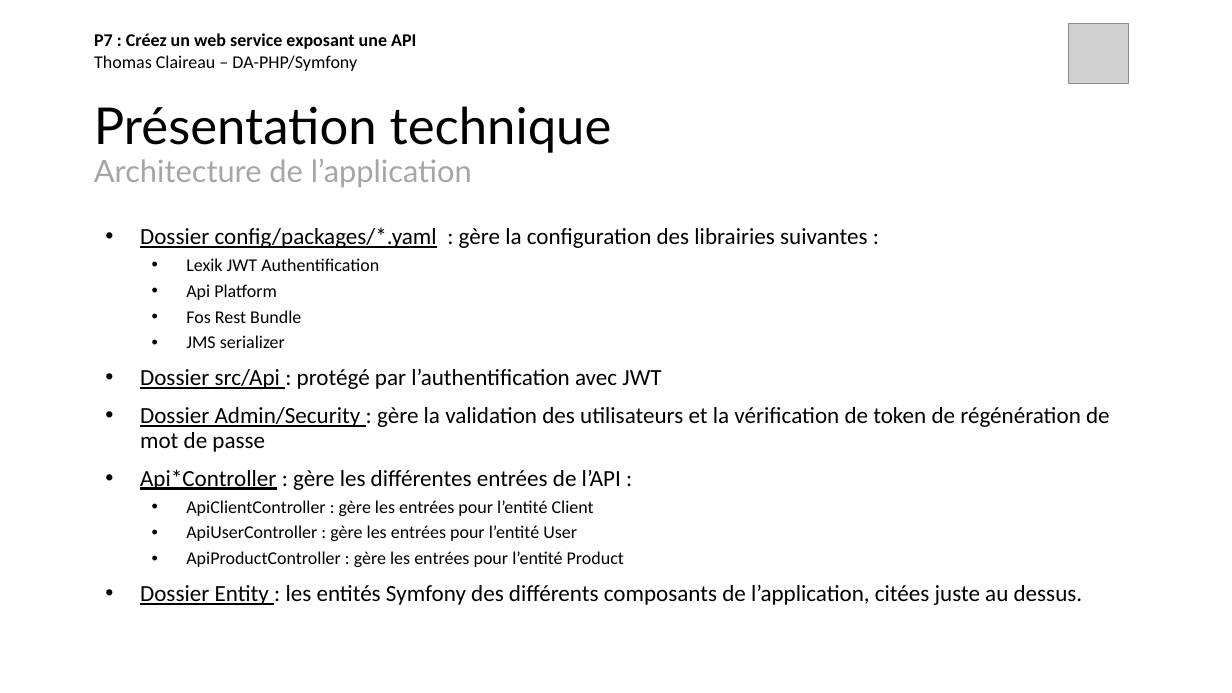
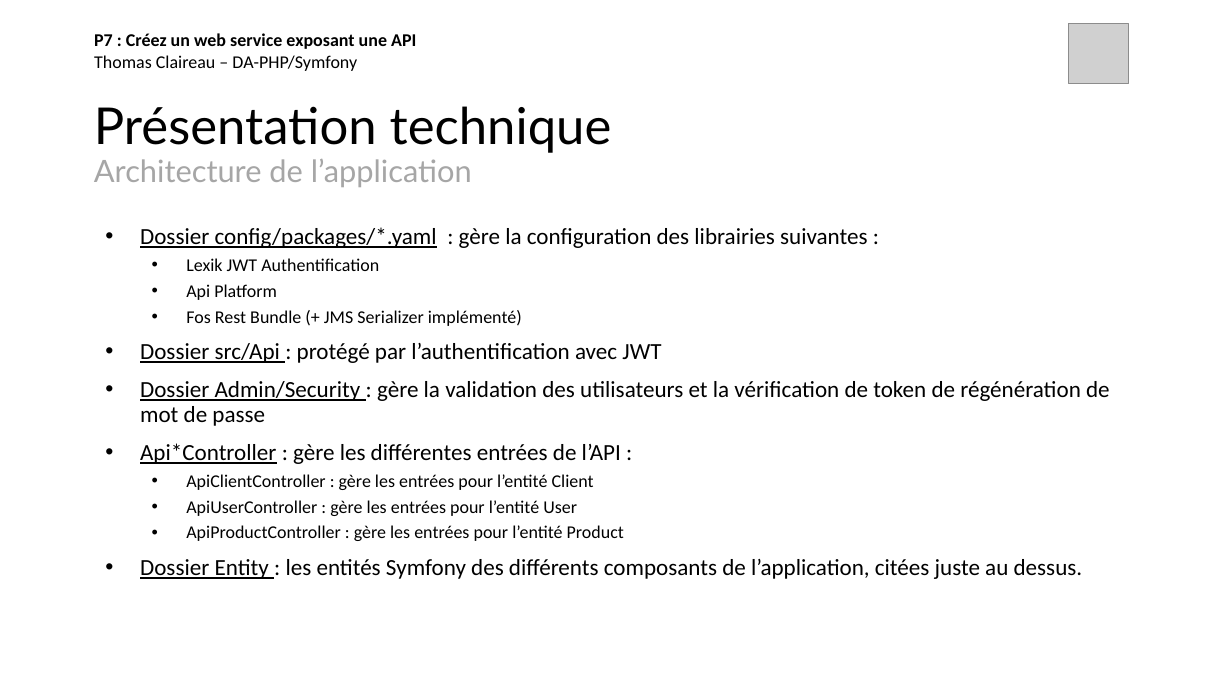
Before and after one commit to thomas-claireau/PHP-P7-Openclassrooms, a slide deck: slide 8 of P7_claireau_thomas/présentation-p7-php-openclassrooms.pptx. Drawn at 1232x693 pixels with LibreOffice and Linux fonts; fonts in the diff are those of the drawing; grey boxes stand for pictures. Boxes give left, top, right and bottom in pixels: in the first picture for what was removed or moved away, otherwise in the second. Text is boxed around its words. In the diff, an @@ line names an element or a change of style, - is before the commit and + after.

```diff
--- a/P7_claireau_thomas/présentation-p7-php-openclassrooms.pptx
+++ b/P7_claireau_thomas/présentation-p7-php-openclassrooms.pptx
@@ text at (186, 310, 522, 326): text changed @@
-  • Fos Rest Bundle
-  • JMS serializer
+  • Fos Rest Bundle (+ JMS Serializer implémenté)
```
Also in this commit, not shown: 2 other slides changed.
